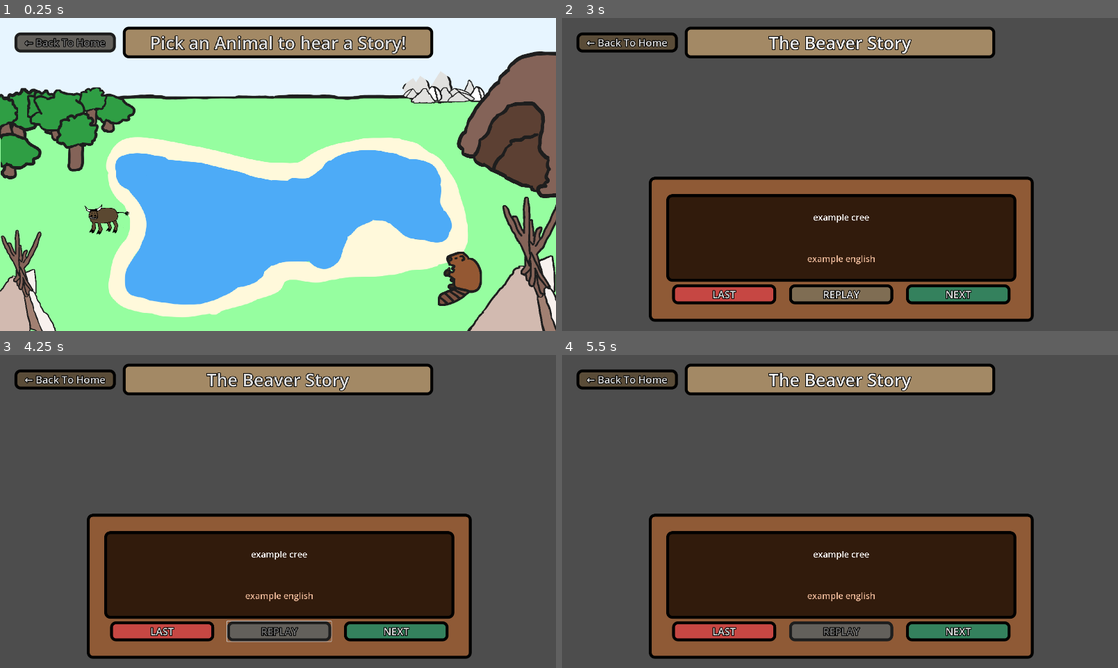
Above: before the commit, frames 1-4 (two rows, left to right).
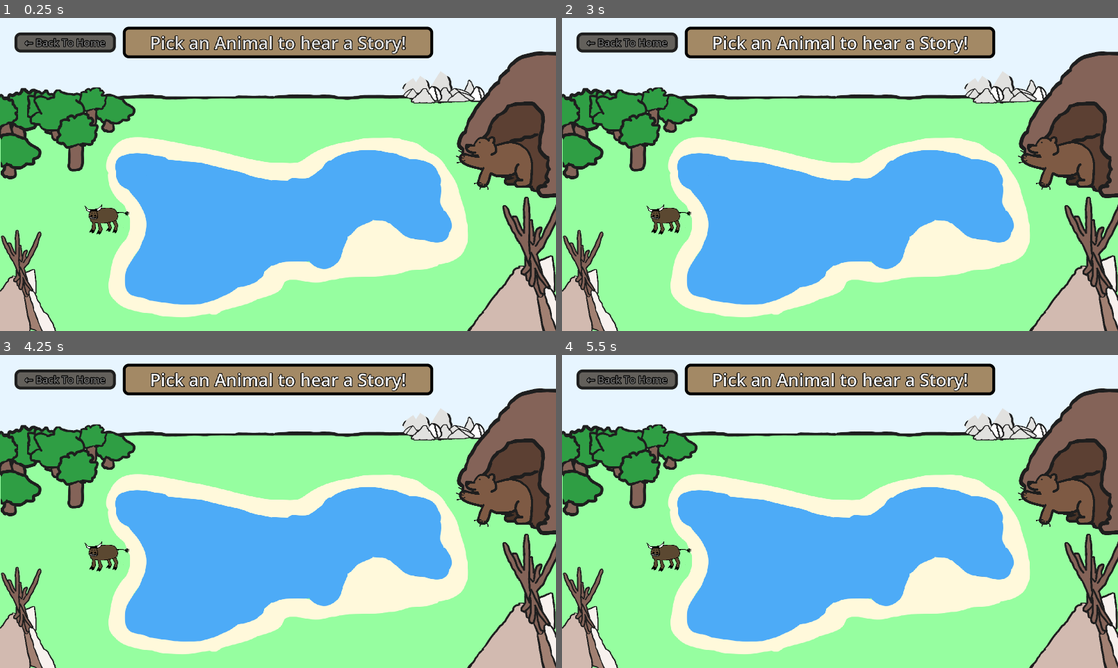
Above: after the commit, the same moments.

Repository: PolTwice/ProjectTanisi
Game: Godot game, scene res://main.tscn
Same seed, same stepped clock (60 frames per second), same inputs: the game is played once before the commit and once after it.
Inputs (mouse positions are in pixels of both pictures, inside the frame that each line leads up to):
- Up to frame 1 (0.25 s): no input
- Up to frame 2 (3 s): click "Pick an Animal to hear a Stor…" at 0.5 s; click "Pick an Animal to hear a Stor…" at 1.25 s; click "Pick an Animal to hear a Stor…" at 2 s; tap Enter at 2.75 s; move the mouse to (1023, 277) at 2.77 s; click (1023, 277) at 2.92 s
- Up to frame 3 (4.25 s): click (278, 630) at 3.5 s, where only the run before the commit has a clickable "REPLAY"
- Up to frame 4 (5.5 s): click "The Beaver Story" (after the commit: "Pick an Animal to hear a Stor…") at 4.25 s; click "The Beaver Story" (after the commit: "Pick an Animal to hear a Stor…") at 5 s

The runs differ from the first frame. In frame 1, 2.3% of the frame differs, in the area x 78-96%, y 37-92%; in frame 2, 95%; in frame 3, 95%, in the area x 0-100%, y 0-100%; in frame 4, 95%.
Error before the commit: Invalid access to property or key 'storyResource' on a base object of type 'TextureRect'. (res://GenericScenes/TextBox/StoryBox.gd:30)

Commit message:
reimport

Diff:
--- a/ChapterOne/AnimalSelectScenes/animalSelectScene.tscn
+++ b/ChapterOne/AnimalSelectScenes/animalSelectScene.tscn
@@ -1,8 +1,9 @@
-[gd_scene load_steps=4 format=3 uid="uid://bi0pslf5vn6yf"]
+[gd_scene load_steps=5 format=3 uid="uid://bi0pslf5vn6yf"]
 
 [ext_resource type="PackedScene" uid="uid://bfy50ijn0okwe" path="res://ChapterOne/AnimalSelectScenes/LessonSelectBackground.tscn" id="1_8c87u"]
 [ext_resource type="PackedScene" uid="uid://byq48so6bekdy" path="res://ChapterOne/AnimalSelectScenes/BeaverLessonSelect.tscn" id="2_oyypd"]
 [ext_resource type="PackedScene" uid="uid://dewjhcey6tmgw" path="res://ChapterOne/AnimalSelectScenes/BuffaloLessonSelect.tscn" id="3_p5wf7"]
+[ext_resource type="PackedScene" uid="uid://bfnxevo05b0o6" path="res://ChapterOne/AnimalSelectScenes/bearLessonSelect.tscn" id="4_vrled"]
 
 [node name="AnimalSelectScene" type="Node2D"]
 
@@ -10,6 +11,7 @@
 position = Vector2(2, 25)
 
 [node name="BeaverLessonSelect" parent="." instance=ExtResource("2_oyypd")]
+visible = false
 position = Vector2(1588, 900)
 scale = Vector2(0.1, 0.1)
 
@@ -18,3 +20,8 @@
 scale = Vector2(0.1, 0.1)
 lessonPath = "res://ChapterOne/BuffaloLesson/BuffaloLesson.tscn"
 lessonName = "Buffalo Learns Respect"
+
+[node name="BearSelect" parent="." instance=ExtResource("4_vrled")]
+position = Vector2(1707, 502)
+scale = Vector2(0.1, 0.1)
+lessonName = "The Courageous Bear"
